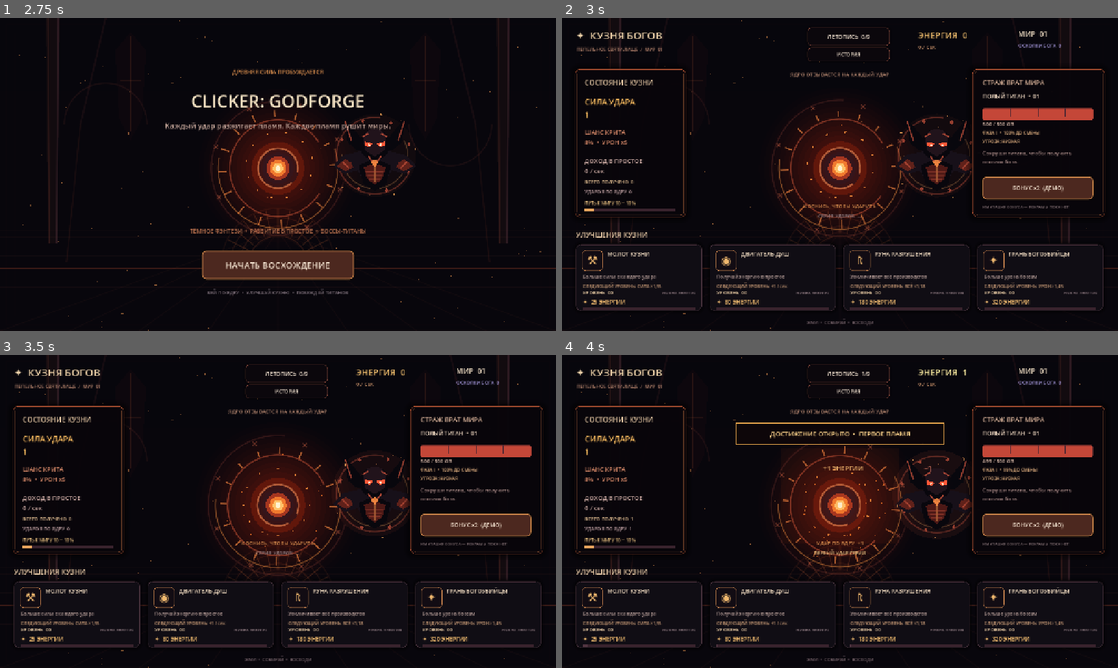
Above: before the commit, frames 1-4 (two rows, left to right).
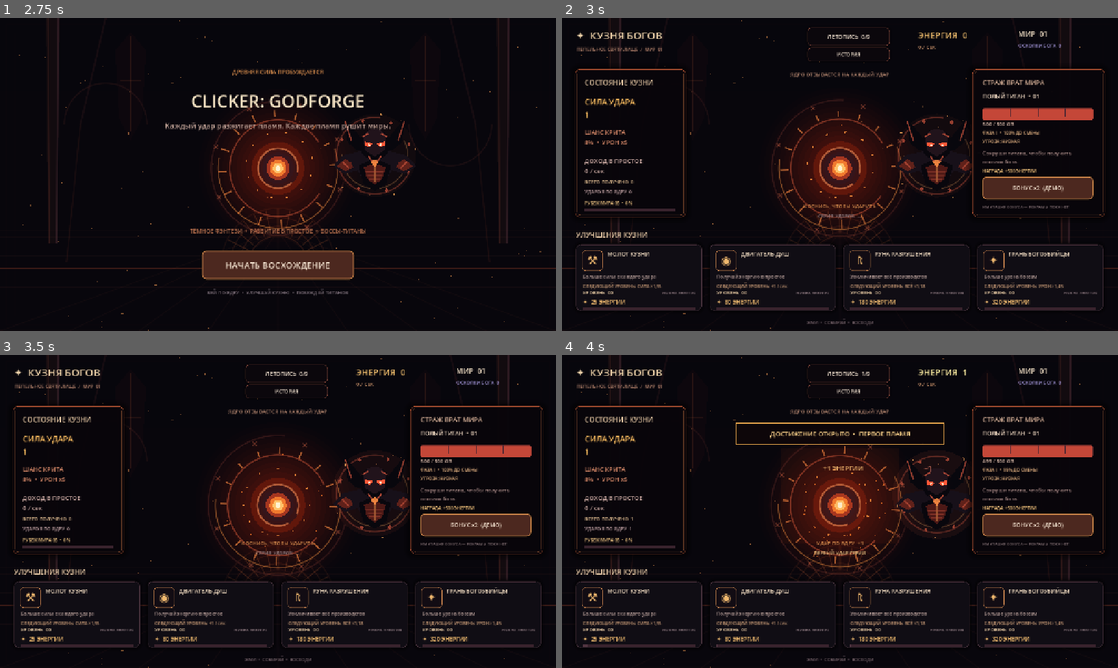
Above: after the commit, the same moments.

Repository: filesgloom-png/CLICKER-GODFORGE-
Game: Godot game, scene res://scenes/main.tscn
The game is run twice, just before and just after one commit, with the same random seed, the same clock (stepped at 60 frames per second) and the same inputs.
Inputs (mouse positions are in pixels of both pictures, inside the frame that each line leads up to):
- Up to frame 1 (2.75 s): no input
- Up to frame 2 (3 s): click "НАЧАТЬ ВОСХОЖДЕНИЕ" at 2.75 s
- Up to frame 3 (3.5 s): no input
- Up to frame 4 (4 s): click (840, 495) at 3.5 s

Frame 1 is identical in both runs. In frame 2, 0.2% of the frame differs, in the area x 4-86%, y 48-62%; in frame 3, 0.2%; in frame 4, 0.2%.

Commit message:
Expand combat feedback and milestone progression HUD

Diff:
--- a/scripts/game.gd
+++ b/scripts/game.gd
@@ -519,6 +519,7 @@
 	ui_labels["boss_threat"] = _label("УГРОЗА: НИЗКАЯ", Vector2(968, 273), Vector2(255, 18), 10, Color("#d5a77a"))
 	ui_labels["boss_threat"].horizontal_alignment = HORIZONTAL_ALIGNMENT_LEFT
 	ui_labels["boss_hint"] = _label("Сокруши титана, чтобы получить\nосколок бога.", Vector2(968, 296), Vector2(255, 43), 12, Color("#aa8b87"))
+	ui_labels["boss_reward"] = _label("НАГРАДА: +500 ЭНЕРГИИ", Vector2(968, 341), Vector2(255, 18), 10, Color("#f2c27b"))
 	boost_button = _button("БОНУС x2  (ДЕМО)", Vector2(968, 365), Vector2(255, 52), true)
 	boost_button.add_theme_font_size_override("font_size", 13)
 	boost_button.pressed.connect(_activate_ad_demo)
@@ -877,11 +878,22 @@
 	lifetime_energy_earned += damage
 	energy_flash = 1.0
 	var boss_hit_damage := damage * boss_damage
+	var previous_hp_ratio: float = clampf(boss_hp / maxf(boss_max_hp, 1.0), 0.0, 1.0)
 	boss_hp -= boss_hit_damage
+	var current_hp_ratio: float = clampf(boss_hp / maxf(boss_max_hp, 1.0), 0.0, 1.0)
+	var previous_phase: int = 1 if previous_hp_ratio > 0.75 else (2 if previous_hp_ratio > 0.5 else (3 if previous_hp_ratio > 0.25 else 4))
+	var current_phase: int = 1 if current_hp_ratio > 0.75 else (2 if current_hp_ratio > 0.5 else (3 if current_hp_ratio > 0.25 else 4))
+	if current_phase > previous_phase and boss_hp > 0.0:
+		combat_popups.append({"text": "ФАЗА %s  •  СТРАЖ ОСЛАБЛЕН" % _roman_phase(current_phase), "position": Vector2(862.0, 254.0), "life": 1.2, "size": 15, "color": Color("#ffbd76")})
+		boss_transition_flash = maxf(boss_transition_flash, 0.28)
 	boss_hit_flash = 1.0
 	boss_shake = 1.0
 	combat_popups.append({"text": ("КРИТ!  −" if critical else "−") + _format_number(boss_hit_damage), "position": Vector2(862.0 + rng.randf_range(-24.0, 24.0), 286.0), "life": 1.0, "size": 23 if critical else 18, "color": Color("#ffe28b") if critical else Color("#ff8c72")})
 	combat_popups.append({"text": "+" + _format_number(damage) + " ЭНЕРГИИ", "position": Vector2(640.0 + rng.randf_range(-20.0, 20.0), 284.0), "life": 0.82, "size": 15, "color": Color("#ffc879")})
+	if combo_count in [10, 25, 50, 100]:
+		var combo_title := "СЕРИЯ  %d УДАРОВ!" % combo_count
+		combat_popups.append({"text": combo_title, "position": Vector2(640.0, 250.0), "life": 1.25, "size": 20, "color": Color("#ffe6a0")})
+		critical_flash = maxf(critical_flash, 0.35)
 	if ui_labels.has("hit"):
 		ui_labels["hit"].text = ("КРИТИЧЕСКИЙ УДАР!  +" if critical else "УДАР ПО ЯДРУ  +") + _format_number(damage)
 		ui_labels["hit"].add_theme_color_override("font_color", Color("#fff0a3") if critical else Color("#d58b4c"))
@@ -960,10 +972,19 @@
 		ui_labels["energy"].add_theme_color_override("font_color", Color("#fff0a3").lerp(Color("#f5c16e"), 1.0 - energy_flash))
 		ui_labels["lifetime"].text = "ВСЕГО ПОЛУЧЕНО  " + _format_number(lifetime_energy_earned)
 		ui_labels["clicks"].text = "УДАРОВ ПО ЯДРУ  " + _format_number(total_clicks)
-		var milestone_target := 10 if boss_stage < 10 else 25
-		var milestone_start := 0 if milestone_target == 10 else 10
-		var milestone_ratio := clampf(float(boss_stage - milestone_start) / float(milestone_target - milestone_start), 0.0, 1.0)
-		ui_labels["milestone"].text = "ПУТЬ К МИРУ %02d  •  %d%%" % [milestone_target, int(round(milestone_ratio * 100.0))]
+		var milestone_targets: Array[int] = [5, 10, 25, 50, 100]
+		var milestone_target: int = 125
+		var milestone_start: int = 100
+		for target in milestone_targets:
+			if boss_stage < target:
+				milestone_target = target
+				break
+			milestone_start = target
+		if boss_stage >= 100:
+			milestone_start = boss_stage - posmod(boss_stage, 25)
+			milestone_target = milestone_start + 25
+		var milestone_ratio: float = clampf(float(boss_stage - milestone_start) / maxf(float(milestone_target - milestone_start), 1.0), 0.0, 1.0)
+		ui_labels["milestone"].text = "РУБЕЖ МИРА %02d  •  %d%%" % [milestone_target, int(round(milestone_ratio * 100.0))]
 		var milestone_fill: ColorRect = ui_labels["milestone_fill"]
 		milestone_fill.size = Vector2(210.0 * milestone_ratio, 5.0)
 		ui_labels["rate"].text = _format_number(idle_rate * multiplier * (2.0 if ad_boost_time > 0.0 else 1.0)) + " / СЕК"
@@ -973,6 +994,7 @@
 		ui_labels["crit"].text = "ШАНС КРИТА\n8%  •  УРОН x5"
 		ui_labels["dps"].text = "ДОХОД В ПРОСТОЕ\n" + _format_number(idle_rate * multiplier) + " / сек"
 		ui_labels["boss"].text = _boss_name(boss_stage) + "  •  %02d" % boss_stage
+		ui_labels["boss_reward"].text = "НАГРАДА: +%s ЭНЕРГИИ" % _format_number(250.0 * float(boss_stage + 1))
 		ui_labels["boss_hp"].text = _format_number(maxf(0.0, boss_hp)) + " / " + _format_number(boss_max_hp) + " ОЗ"
 		var hp_ratio: float = clampf(boss_hp / maxf(boss_max_hp, 1.0), 0.0, 1.0)
 		var phase_label: Label = ui_labels["boss_phase"]
